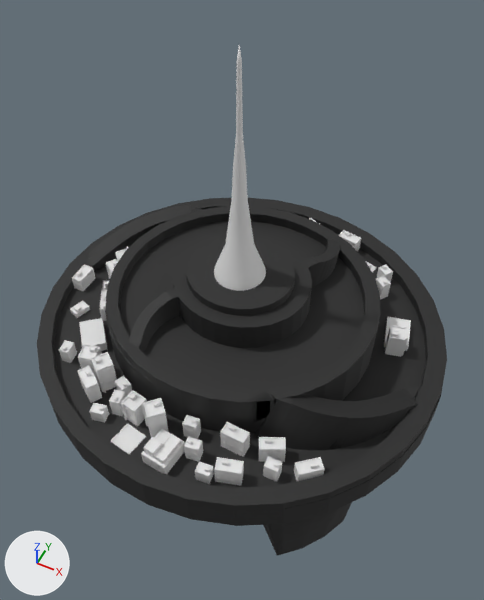
Renders of the OBJ model verfiyme/citymodel/city.obj from each side of a commit.
One viewpoint serves both versions: a 50 mm lens placed at (1.09, -1.85, 3.49), pointed at (-0.03, 0.39, 0.69). Every picture has the same lights, and +X, +Y and +Z are marked at lower left. Where no turn or scale is listed for an object, it has been applied to the vertices.

In view in the first picture: 'Building_Tall.002_Cube.024', 'Building_Tall_Cube.022', 'Building_Wide.001_Cube.012', 'Building_Wide.002_Cube.013', 'Building_Wide_Cube.011', 'City_Base_Cone.001', 'Cube_Cube.030', 'Factory_Cube.021', 'Level_1_Cylinder.002', 'Level_2_Cylinder.001', 'Level_3_Cylinder', 'The_Tower_Cone.002'.
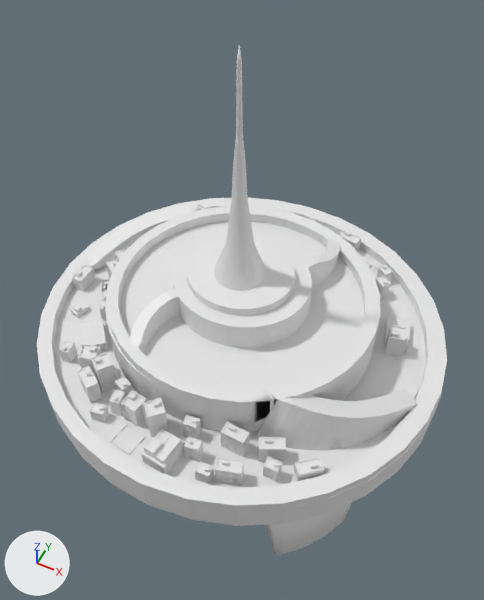
What differs and where, as boxes [x1, y1, x2, y2] in the pictures (484 x 600 px):
'Level_2_Cylinder.001', recoloured (black to white)
    both: [80, 205, 419, 450]
'Level_3_Cylinder', recoloured (black to white)
    both: [37, 198, 447, 526]
'Level_1_Cylinder.002', recoloured (black to white)
    both: [129, 234, 340, 352]
'City_Base_Cone.001', recoloured (black to grey)
    both: [264, 502, 352, 556]

The change in detail:
me_city_base_cone_001 has 1727 vertices, 3423 faces, 68 loose edges and spans x -0.95..0.99, y -0.74..1.1, z -1.35..0.68.
me_city_base_cone_001 no longer uses material mat_city_struc (black #222222).
me_level_1_cylinder_002 has 2079 vertices, 4011 faces and spans x -0.289..0.413, y -0.353..0.758, z 0.823..1.148.
me_level_1_cylinder_002 no longer uses material mat_city_struc (black #222222).
me_level_2_cylinder_001 has 951 vertices, 1546 faces, 147 loose edges and spans x -0.96..1.05, y -0.47..0.85, z 0.69..1.01.
me_level_2_cylinder_001 no longer uses material mat_city_struc (black #222222).
me_level_3_cylinder has 196 vertices, 388 faces and spans x -1.0..1.14, y -0.84..1.19, z 0.57..0.8.
me_level_3_cylinder no longer uses material mat_city_struc (black #222222).
